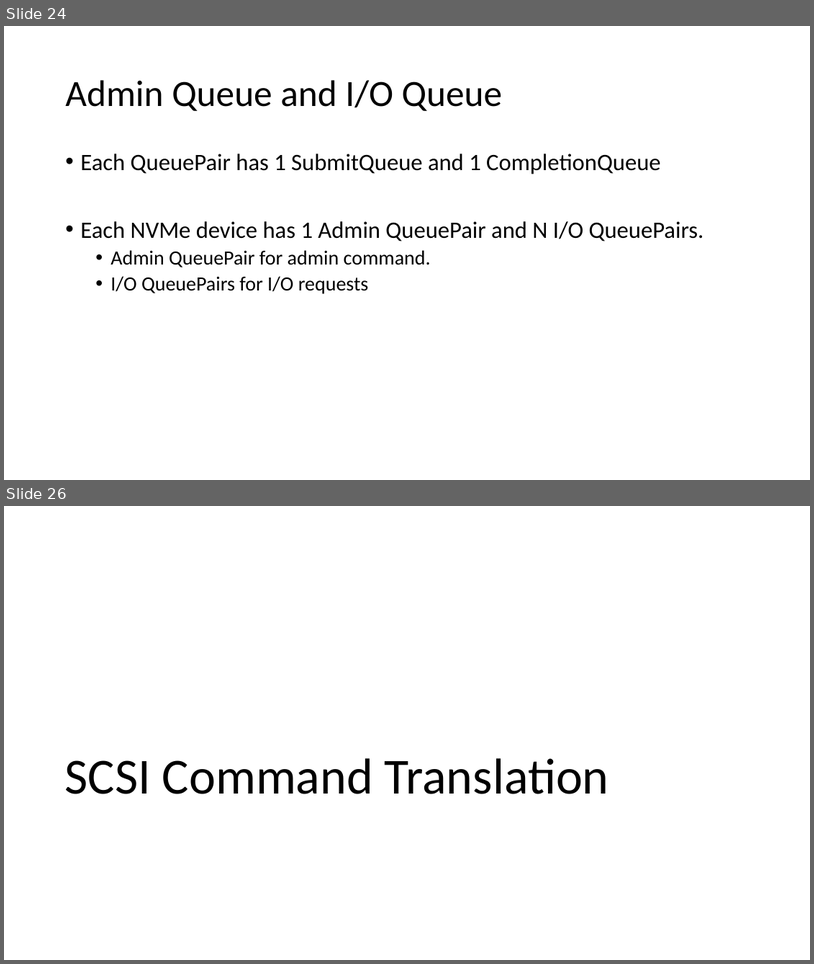
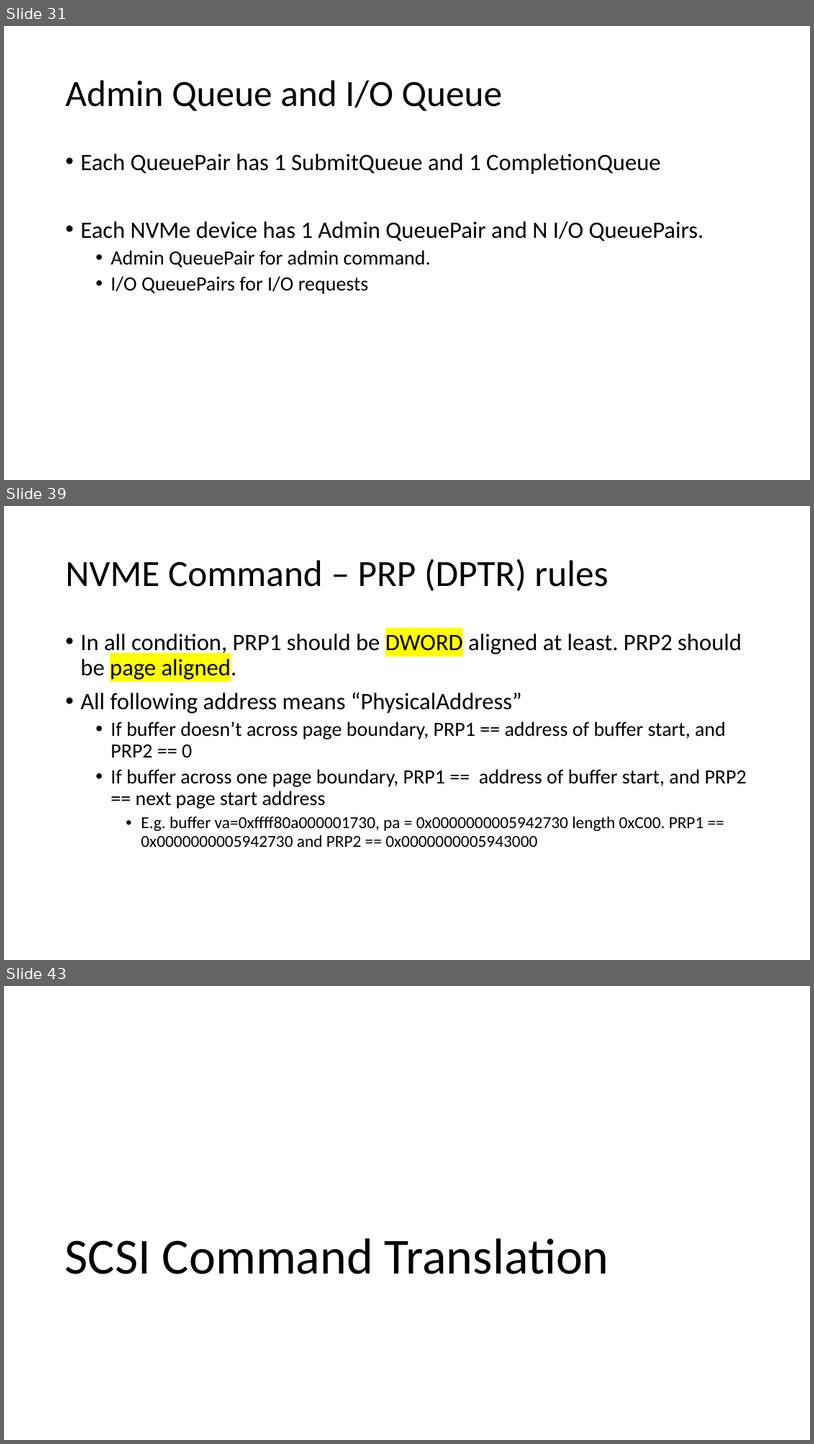
Before and after one commit to smokingpc/glendronach, a slide deck: doc/SPCNVMe_Introduction_and_Design.pptx. Shown one above the other, each under a label of ours: slides 24 and 26 before the commit, slides 31, 39 and 43 after it; the slides between them are not shown. The pictures are 814x964 and 814x1444 pixels, drawn with LibreOffice and Linux fonts; fonts in the diff are those of the drawing. Boxes give left, top, right and bottom in pixels: in the first picture for what was removed or moved away, otherwise in the second. Text is boxed around its words. In the diff, an @@ line names an element or a change of style, - is before the commit and + after.

```diff
--- a/doc/SPCNVMe_Introduction_and_Design.pptx
+++ b/doc/SPCNVMe_Introduction_and_Design.pptx
@@ slide 39 added at bbox=[4, 506, 810, 960], background #FFFFFF @@
@@ title added at bbox=[65, 559, 608, 591], 44 pt, text #000000 @@
+NVME Command – PRP (DPTR) rules
@@ text added at bbox=[80, 633, 747, 847], 24 pt, text #000000 @@
+• In all condition, PRP1 should be DWORD aligned at least. PRP2 should be page aligned.
+• All following address means “PhysicalAddress”
+  • If buffer doesn’t across page boundary, PRP1 == address of buffer start, and PRP2 == 0
+  • If buffer across one page boundary, PRP1 == address of buffer start, and PRP2 == next page start address
+    • E.g. buffer va=0xffff80a000001730, pa = 0x0000000005942730 length 0xC00. PRP1 == 0x0000000005942730 and PRP2 == 0x0000000005943000
@@ what was slide 24 is now slide 31 @@
@@ what was slide 26 is now slide 43 @@
```
Also in this commit, not shown: 4 slides changed, 17 other slides added, 1 slide removed, 1 other file.
